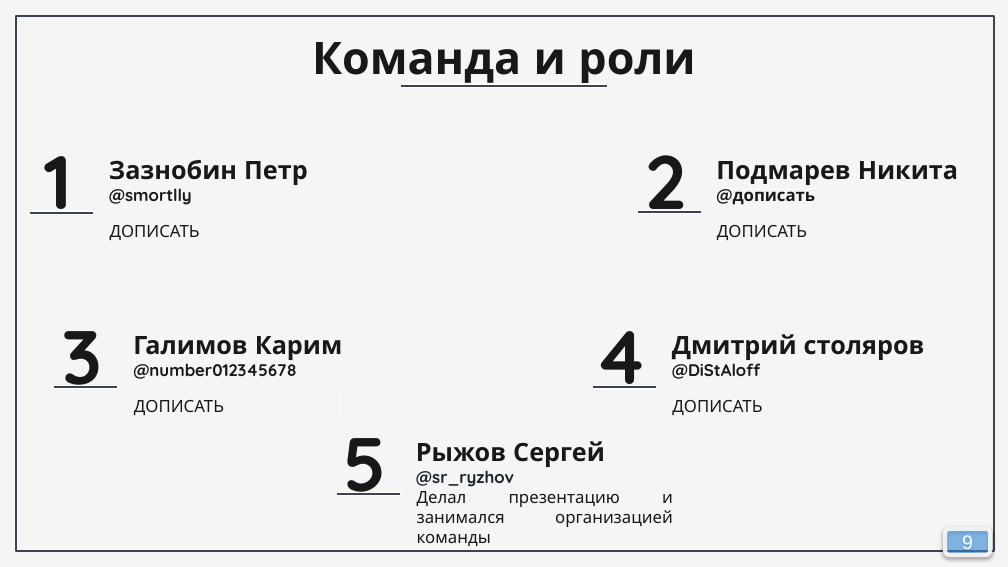
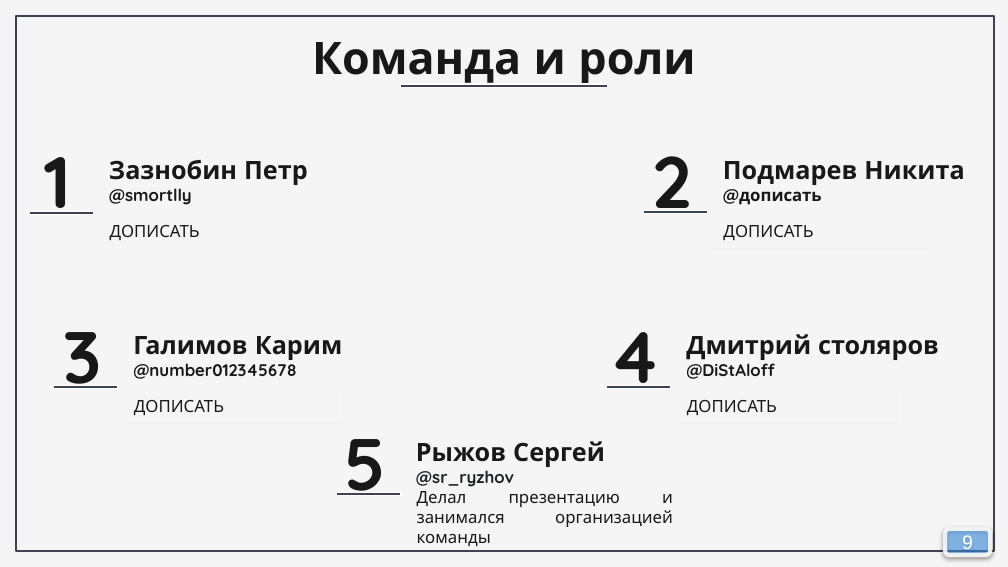
Before and after one commit to ryzhovsr/Hackathon, a slide deck: slide 9 of Снегири. Презентация.pptx. Drawn at 1008x567 pixels with LibreOffice and Linux fonts; fonts in the diff are those of the drawing; background and template pictures are left out. Boxes give left, top, right and bottom in pixels: in the first picture for what was removed or moved away, otherwise in the second. Text is boxed around its words. In the diff, an @@ line names an element or a change of style, - is before the commit and + after.

Commit message:
Поправил оформление

```diff
--- a/Снегири. Презентация.pptx
+++ b/Снегири. Презентация.pptx
@@ text "2" at box(653, 156, 692, 213): size 54 to 52 pt @@
@@ 2 texts, 2 lines, 1 rectangle: place and size @@
-2 texts, 2 lines, 1 rectangle at box(637, 155, 958, 249)
+2 texts, 2 lines, 1 rectangle at box(644, 156, 964, 249)
@@ text "4" at box(610, 332, 662, 388): size 54 to 52 pt @@
@@ 2 texts, 2 lines, 1 rectangle: place and size @@
-2 texts, 2 lines, 1 rectangle at box(593, 331, 925, 424)
+2 texts, 2 lines, 1 rectangle at box(607, 332, 939, 424)
```
